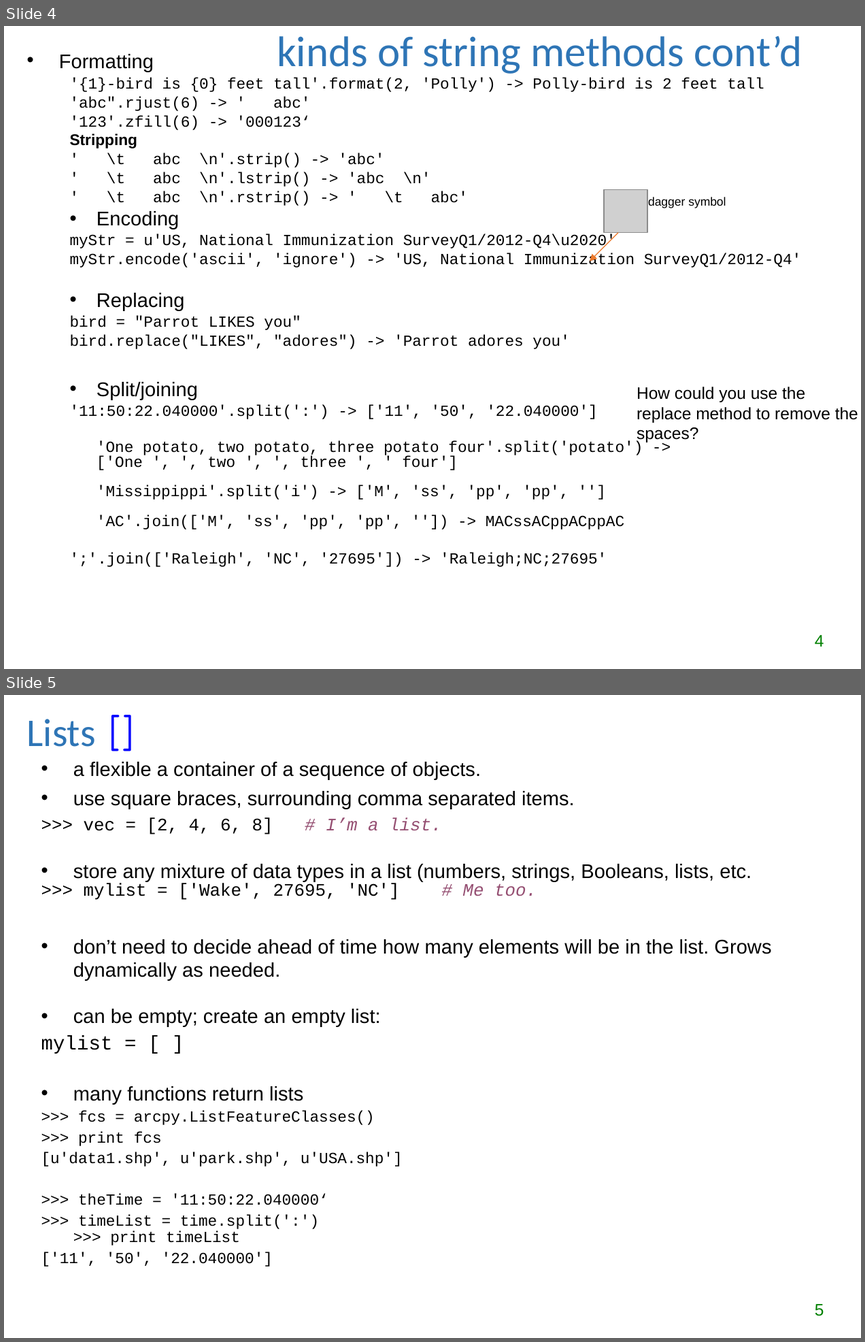
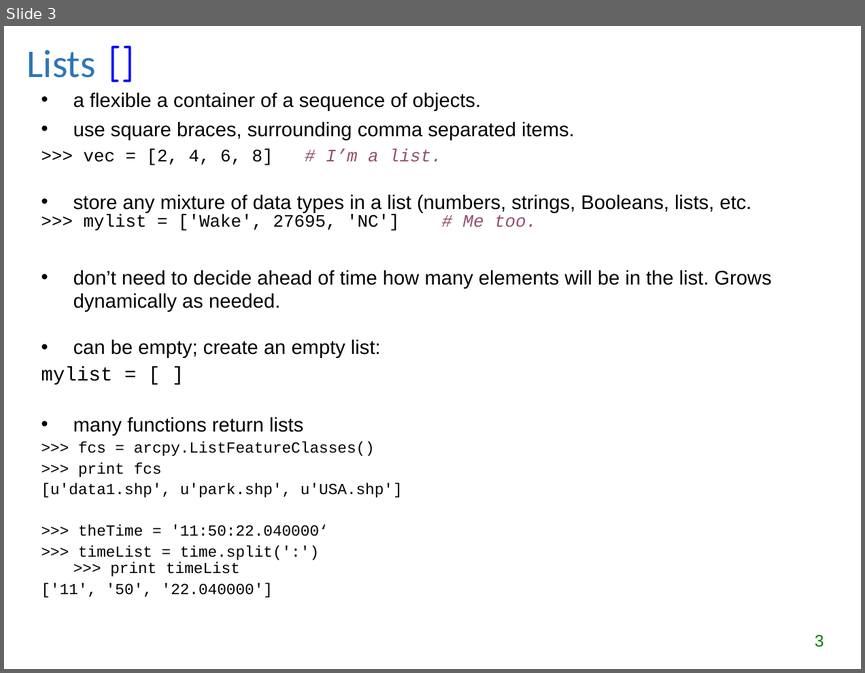
Before and after one commit to lgtateos/gis540, a slide deck: slides/lists_and_tuples.ppt. Shown one above the other, each under a label of ours: slides 4 and 5 before the commit, slide 3 after it. The pictures are 865x1342 and 865x673 pixels, drawn with LibreOffice and Linux fonts; fonts in the diff are those of the drawing; grey boxes stand for pictures. Boxes give left, top, right and bottom in pixels: in the first picture for what was removed or moved away, otherwise in the second. Text is boxed around its words. In the diff, an @@ line names an element or a change of style, - is before the commit and + after.

Commit message:
Additional str methods moved to n0_and_str slides
Also, corrected typo: unary -> unicode.

```diff
--- a/slides/lists_and_tuples.ppt
+++ b/slides/lists_and_tuples.ppt
@@ slide 4 removed at bbox=[4, 26, 861, 669], background #FFFFFF @@
@@ title removed at bbox=[277, 36, 802, 74] @@
-kinds of string methods cont’d
@@ text removed at bbox=[59, 54, 802, 567] @@
-• Formatting
-  '{1}-bird is {0} feet tall'.format(2, 'Polly') -> Polly-bird is 2 feet tall
-  'abc".rjust(6) -> ' abc'
-  '123'.zfill(6) -> '000123‘
-  Stripping
-  ' \t abc \n'.strip() -> 'abc'
-  ' \t abc \n'.lstrip() -> 'abc \n'
-  ' \t abc \n'.rstrip() -> ' \t abc'
-  • Encoding
-  myStr = u'US, National Immunization SurveyQ1/2012-Q4\u2020'
-  myStr.encode('ascii', 'ignore') -> 'US, National Immunization SurveyQ1/2012-Q4'
-  • Replacing
-  bird = "Parrot LIKES you"
-  bird.replace("LIKES", "adores") -> 'Parrot adores you'
-  • Split/joining
-  '11:50:22.040000'.split(':') -> ['11', '50', '22.040000']
-  'One potato, two potato, three potato four'.split('potato') ->
-  ['One ', ', two ', ', three ', ' four']
-  'Missippippi'.split('i') -> ['M', 'ss', 'pp', 'pp', '']
-  'AC'.join(['M', 'ss', 'pp', 'pp', '']) -> MACssACppACppAC
-  ';'.join(['Raleigh', 'NC', '27695']) -> 'Raleigh;NC;27695'
@@ picture removed at bbox=[604, 190, 647, 233] @@
@@ text removed at bbox=[648, 197, 725, 208] @@
-dagger symbol
@@ arrow removed from (618, 233) to (589, 261) @@
@@ text removed at bbox=[636, 386, 858, 443] @@
-How could you use the
-replace method to remove the spaces?
@@ page number removed at bbox=[815, 635, 824, 646] @@
-4
@@ what was slide 5 is now slide 3 @@
@@ page number at bbox=[815, 635, 824, 647]: text changed @@
-5
+3
```
Also in this commit, not shown: 1 other slide removed, 1 other file.
